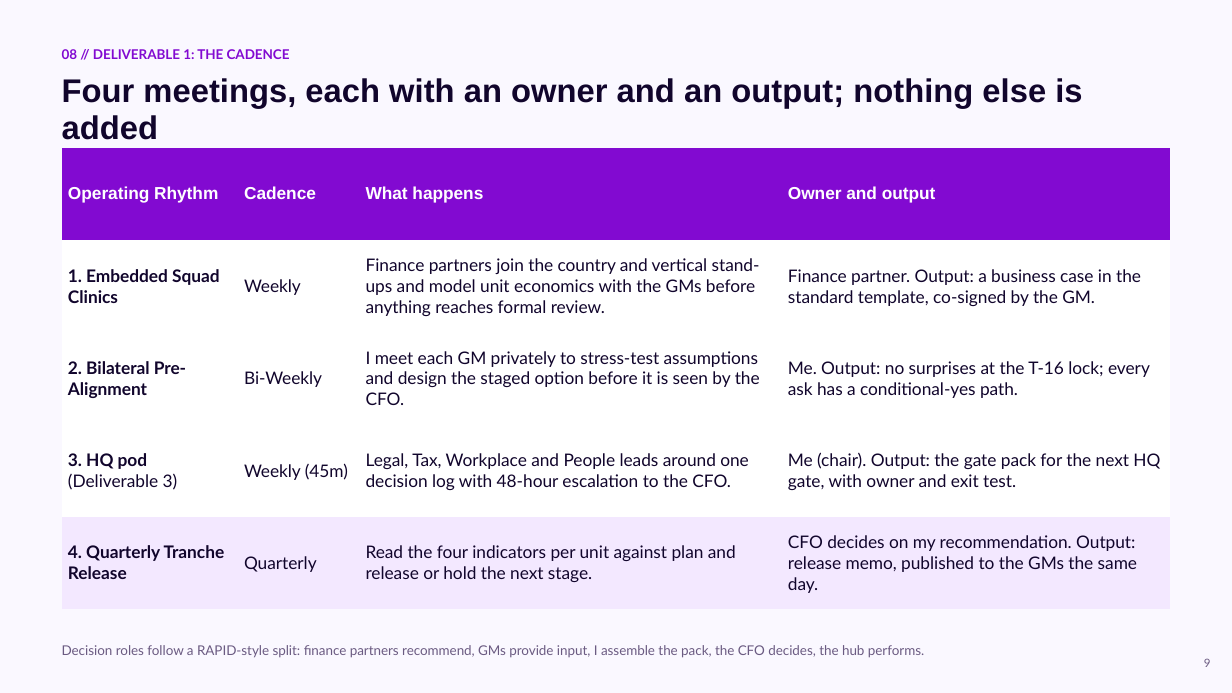
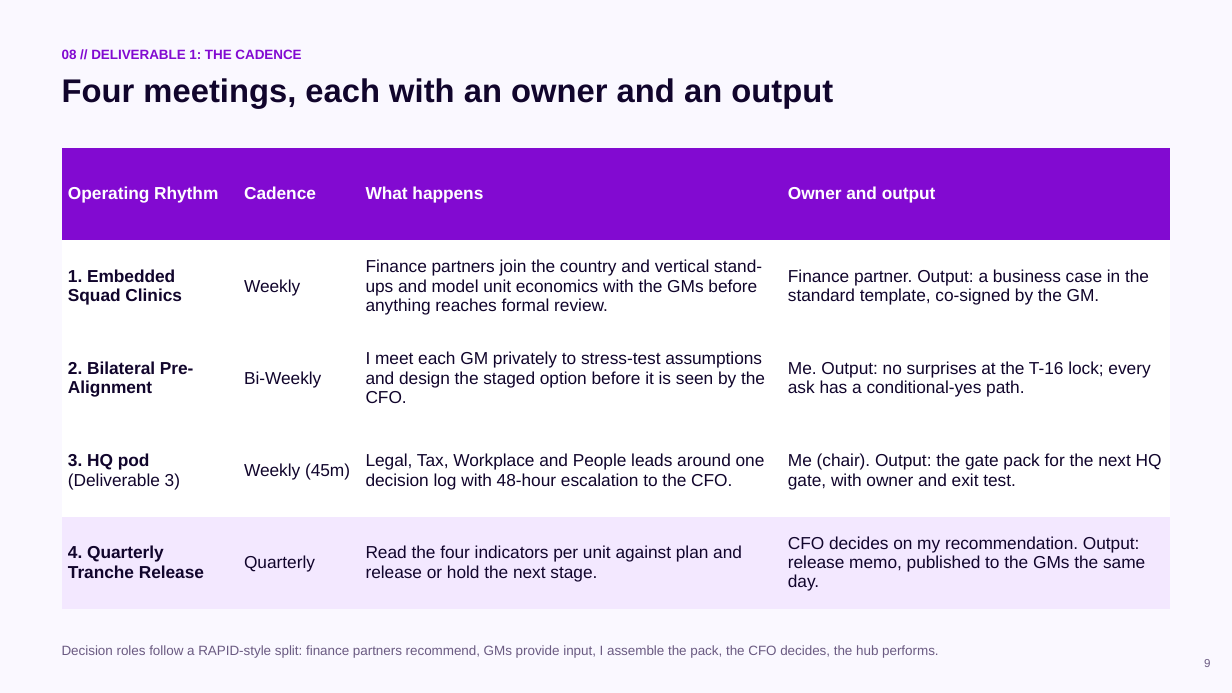
Before and after one commit to cmx24/business-case, a slide deck: slide 9 of deck/CFO_CoS_deck_v3.pptx. Drawn at 1232x693 pixels with LibreOffice and Linux fonts; fonts in the diff are those of the drawing. Boxes give left, top, right and bottom in pixels: in the first picture for what was removed or moved away, otherwise in the second. Text is boxed around its words. In the diff, an @@ line names an element or a change of style, - is before the commit and + after.

```diff
--- a/deck/CFO_CoS_deck_v3.pptx
+++ b/deck/CFO_CoS_deck_v3.pptx
@@ text "08 // DELIVERABLE 1: THE ..." at [62, 49, 301, 59]: font Lato to Arial @@
@@ text at [62, 78, 833, 109]: text changed @@
-Four meetings, each with an owner and an output; nothing else is added
+Four meetings, each with an owner and an output
@@ table at [62, 148, 1171, 609] @@
@@ font Lato to Arial @@
@@ text "Decision roles follow a RAPID-style ..." at [62, 645, 939, 658]: font Lato to Arial @@
```
Also in this commit, not shown: 21 other slides changed, 2 other files.
